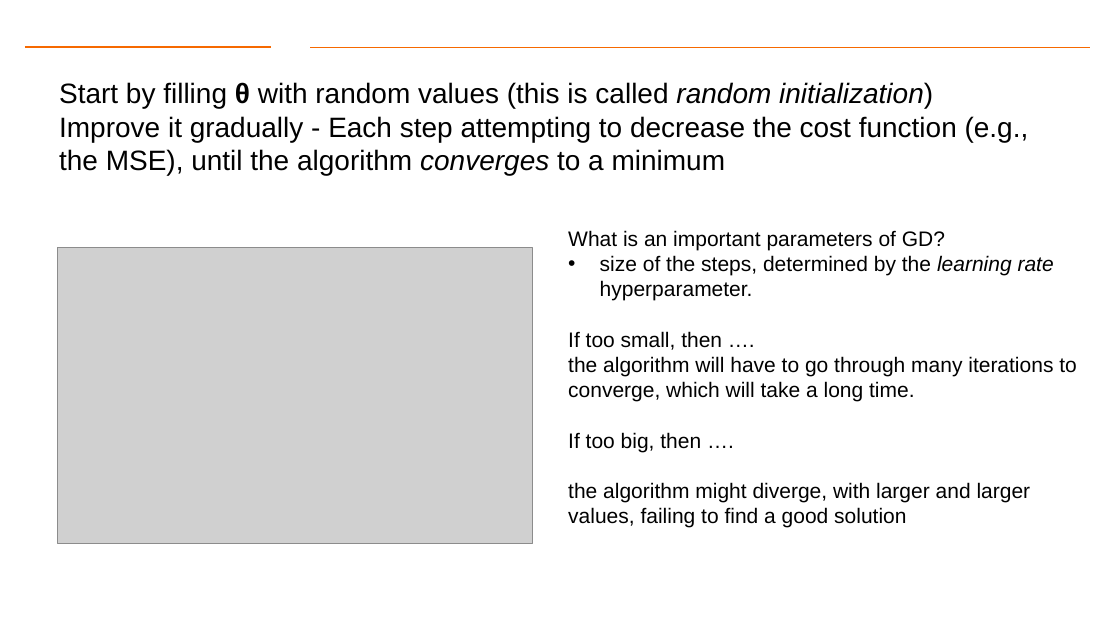
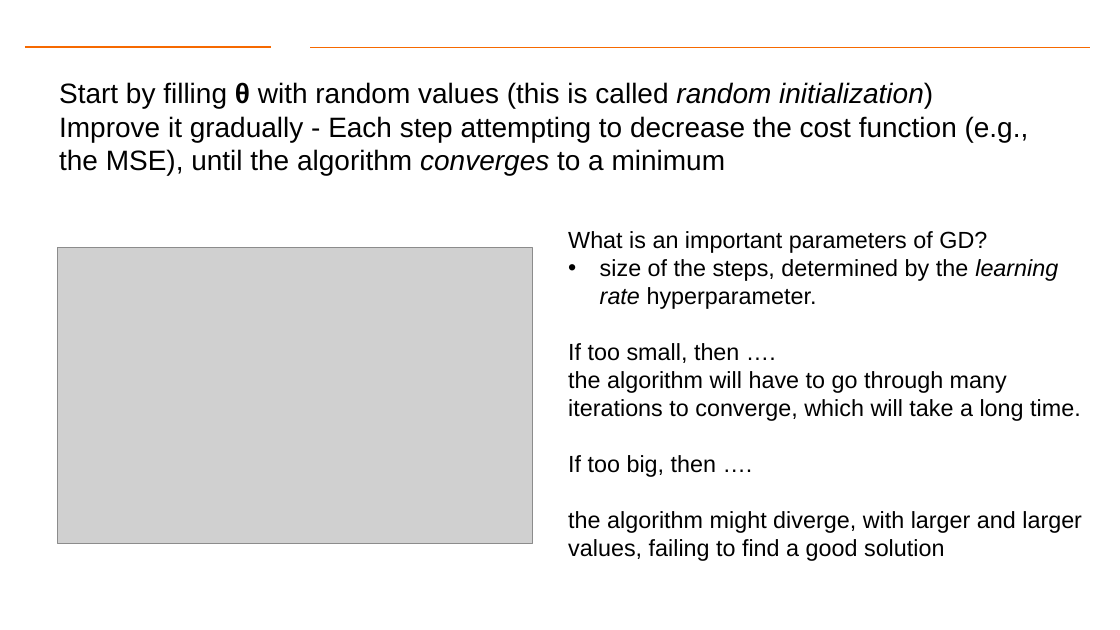
Before and after one commit to gk5951/RIT-DSCI-633-FDS, a slide deck: slide 20 of Syllabus/Lecture04/Lec04.pptx. Drawn at 1120x630 pixels with LibreOffice and Linux fonts; fonts in the diff are those of the drawing; grey boxes stand for pictures; background and template pictures are left out. Boxes give left, top, right and bottom in pixels: in the first picture for what was removed or moved away, otherwise in the second. Text is boxed around its words. In the diff, an @@ line names an element or a change of style, - is before the commit and + after.

```diff
--- a/Syllabus/Lecture04/Lec04.pptx
+++ b/Syllabus/Lecture04/Lec04.pptx
@@ text "What is an important parameters ..." at box(568, 231, 1082, 561): size 18 to 20 pt @@
```
Also in this commit, not shown: 5 other slides changed, 1 slide added, 2 slides removed, 1 other file.
